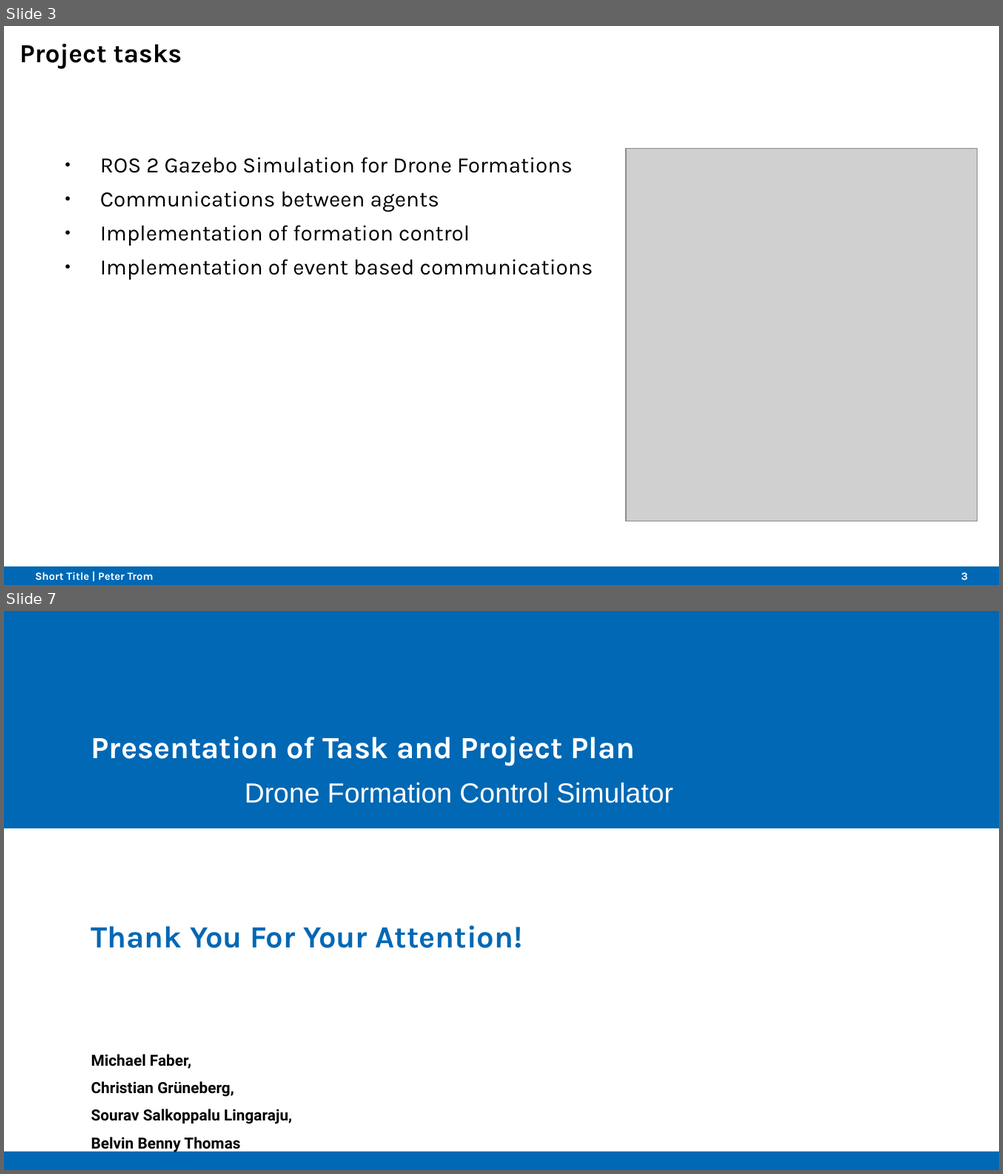
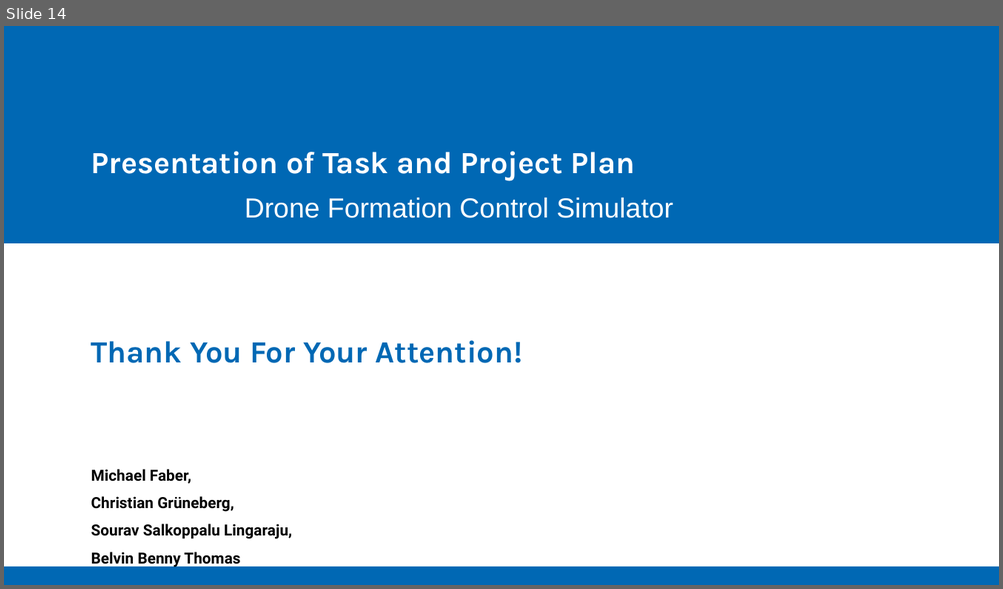
Before and after one commit to Belvin7/Drone_Project_personal-, a slide deck: AMS_Intermediate_Presentation.odp. Shown one above the other, each under a label of ours: slides 3 and 7 before the commit, slide 14 after it; the slides between them are not shown. The pictures are 1003x1174 and 1003x589 pixels, drawn with LibreOffice and Linux fonts; fonts in the diff are those of the drawing; grey boxes stand for pictures; background and template pictures are left out. Boxes give left, top, right and bottom in pixels: in the first picture for what was removed or moved away, otherwise in the second. Text is boxed around its words. In the diff, an @@ line names an element or a change of style, - is before the commit and + after.

```diff
--- a/AMS_Intermediate_Presentation.odp
+++ b/AMS_Intermediate_Presentation.odp
@@ slide 3 removed at bbox=[4, 26, 999, 585], background #FFFFFF; not listed: 1 template element that a slide beside it also shows @@
@@ title removed at bbox=[20, 44, 182, 69] @@
-Project tasks
@@ text removed at bbox=[100, 157, 593, 280] @@
-● ROS 2 Gazebo Simulation for Drone Formations
-● Communications between agents
-● Implementation of formation control
-● Implementation of event based communications
@@ picture removed at bbox=[626, 148, 976, 521] @@
@@ text removed at bbox=[35, 572, 153, 581] @@
-Short Title | Peter Trom
@@ page number removed at bbox=[961, 573, 967, 581] @@
-3
@@ what was slide 7 is now slide 14 @@
```
Also in this commit, not shown: 4 slides changed, 9 slides added, 1 other slide removed, 1 other file.
